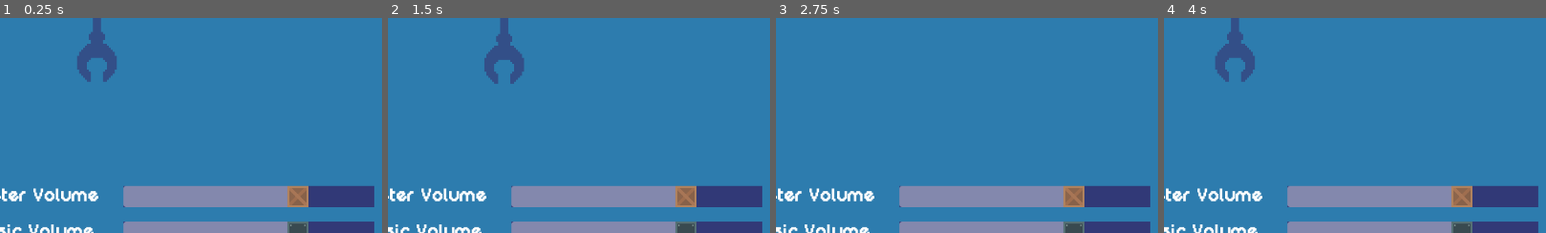
Above: before the commit, frames 1-4 (left to right).
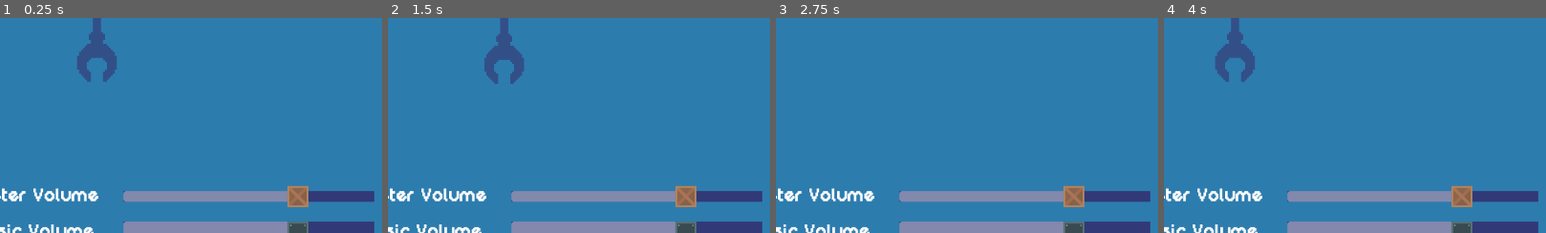
Above: after the commit, the same moments.

Repository: rafesholler/gmtk-2025
Game: Godot game, scene res://Menu/Settings/settings.tscn
Same seed, same stepped clock (60 frames per second), same inputs: the game is played once before the commit and once after it. This scene is started directly instead of the project's main scene.
Inputs (mouse positions are % of the whole screen's width and height, from its top left):
- Up to frame 1 (0.25 s): no input
- Up to frame 2 (1.5 s): move the mouse to (72, 45) at 0.52 s; hold D (move_right) 0.53-1.25 s; tap Q (delete_loop) at 0.6 s; tap Space (jump) at 0.77 s; click "Save and Return" at 1.25 s
- Up to frame 3 (2.75 s): move the mouse to (30, 55) at 2.02 s; hold D (move_right) from 2.03 s (still down); click (30, 55) at 2.1 s
- Up to frame 4 (4 s): move the mouse to (60, 28) at 2.77 s; release D (move_right) at 2.78 s; hold A (move_left) 2.78-3.53 s; tap W (interact) at 2.85 s; move the mouse to (45, 70) at 3.52 s; hold D (move_right) from 3.53 s (still down); tap 1 (select_loop_1) at 3.6 s
The pictures show only the part of the screen within x 36-86%, y 0-50%; the shares and areas given below are measured in that part.

The runs differ from the first frame. In frame 1, 2.9% of the frame differs, in the area x 32-98%, y 78-88%; in frame 2, 2.9%; in frame 3, 2.9%; in frame 4, 2.9%.

Commit message:
settings

Diff:
--- a/Menu/Settings/settings.tscn
+++ b/Menu/Settings/settings.tscn
@@ -21,10 +21,10 @@
 
 [sub_resource type="StyleBoxFlat" id="StyleBoxFlat_nb4uy"]
 bg_color = Color(0.196078, 0.223529, 0.466667, 1)
-border_width_left = 16
-border_width_top = 16
-border_width_right = 16
-border_width_bottom = 16
+border_width_left = 8
+border_width_top = 8
+border_width_right = 8
+border_width_bottom = 8
 border_color = Color(0.192157, 0.223529, 0.466667, 1)
 
 [sub_resource type="StyleBoxFlat" id="StyleBoxFlat_oeae7"]
Not shown: 1 places in Menu/Settings/settings.tscn that only renumber resources
